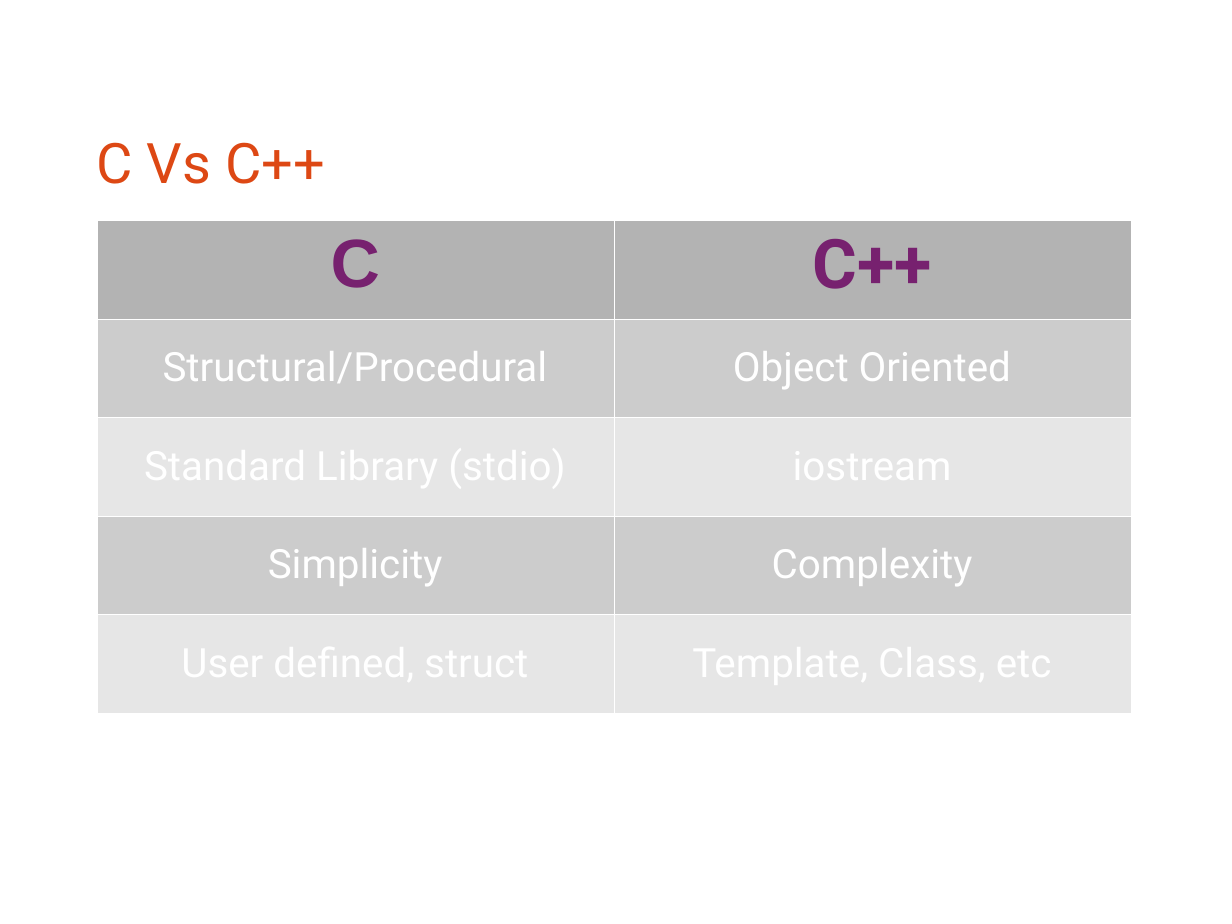
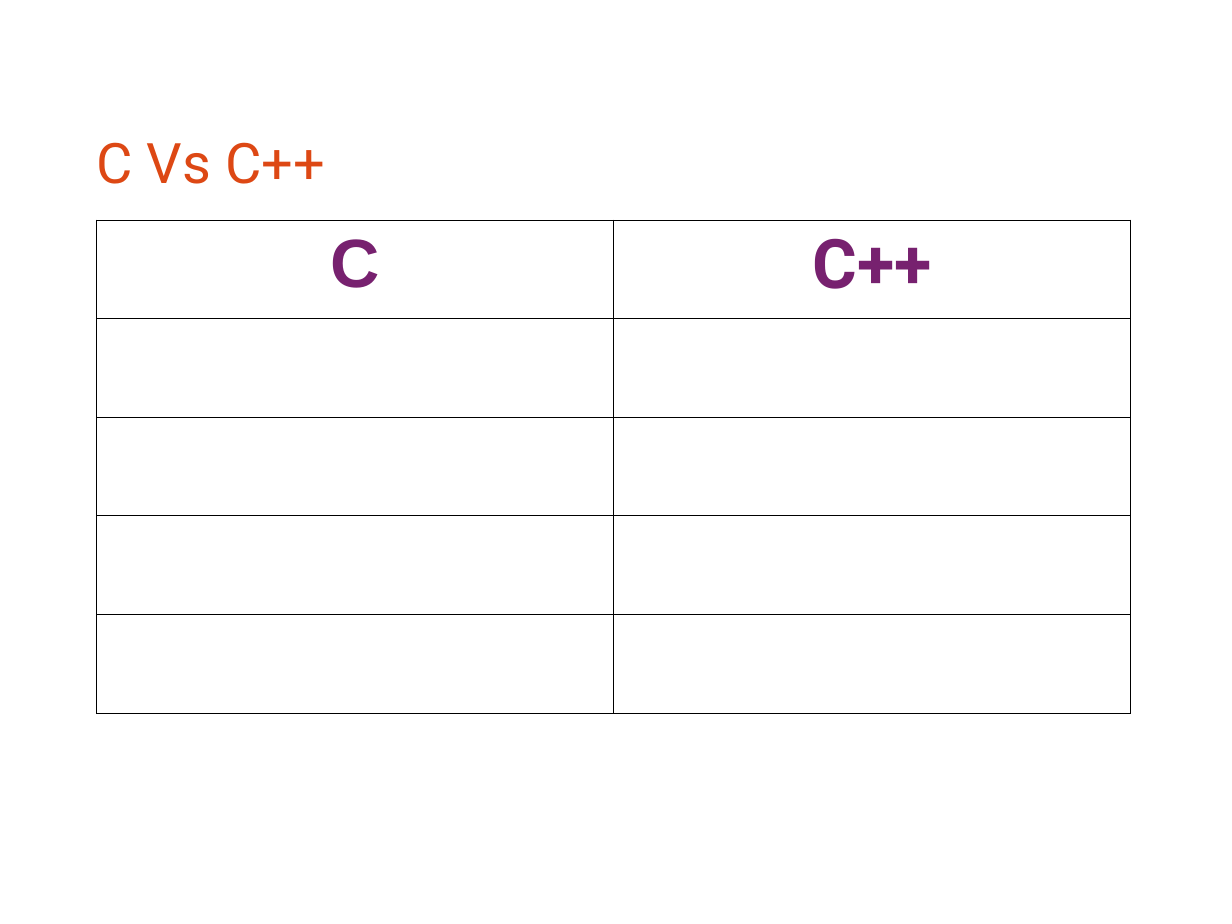
Before and after one commit to bagustris/prokom-tf, a slide deck: slide 4 of prokom1.odp. Drawn at 1232x924 pixels with LibreOffice and Linux fonts; fonts in the diff are those of the drawing. Boxes give left, top, right and bottom in pixels: in the first picture for what was removed or moved away, otherwise in the second. Text is boxed around its words. In the diff, an @@ line names an element or a change of style, - is before the commit and + after.

```diff
--- a/prokom1.odp
+++ b/prokom1.odp
@@ table at [97, 220, 1133, 713] @@
@@ fill #B3B3B3 to none in row 1 @@
@@ fill #CCCCCC to none in 4 cells @@
@@ fill #E6E6E6 to none in 4 cells @@
@@ borders changed @@
```
Also in this commit, not shown: 2 other slides changed, 1 slide added, 6 other files.
